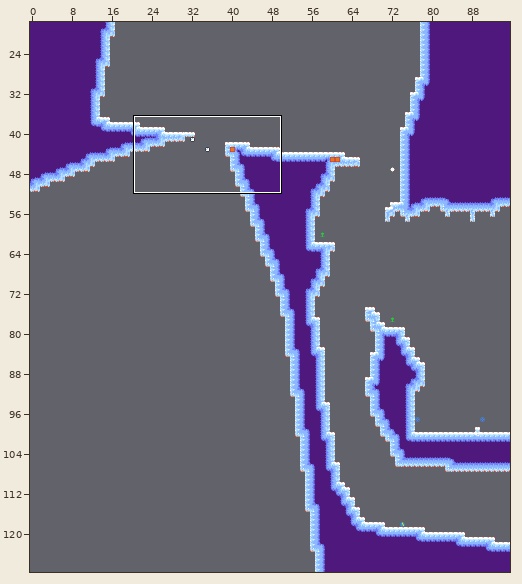
An edit to a level. Tiled map (JSON), assets/world/room/ice2.json. Above, an overview of the earlier version with the close-up marked.
Close-up. Earlier state:
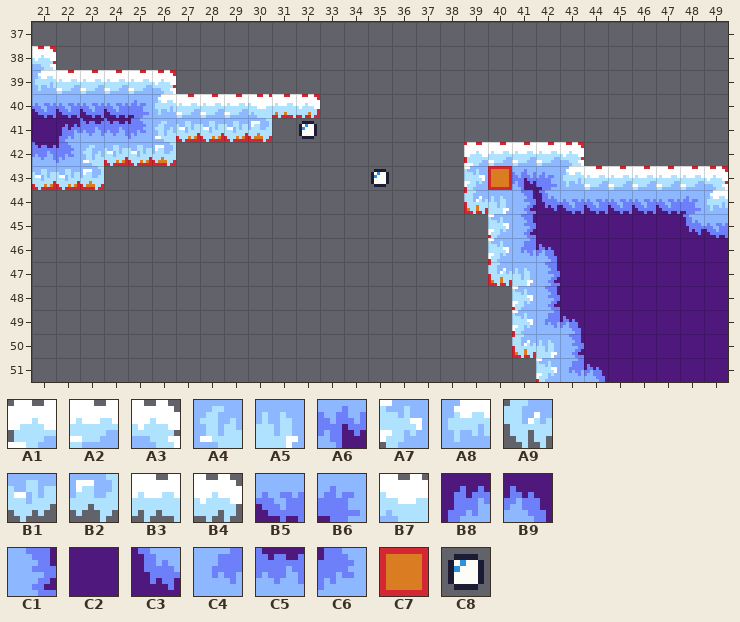
Cells are 8x8 px. Shown: x 21..49, y 37..51. The commit also changed other parts of the map, which this record leaves out.
Key: from "ice": A1 0, A2 1, A3 2, A4 3, A5 4, A6 12, A7 13, A8 16, A9 26, B1 27, B2 28, B3 30, B4 32, B5 50, B6 51, B7 52, B8 60, B9 61, C1 62, C2 63, C3 73, C4 75, C5 76, C6 77; from "tools": C7 1 "ground", C8 7 "Bubble".
__ is an empty cell, ## one hidden under a higher layer.
Layers that did not change in this view are not listed.
Layer "draft" before, first column x 21:
37 __ __ __ __ __ __ __ __ __ __ __ __ __ __ __ __ __ __ __ __ __ __ __ __ __ __ __ __ __
38 C7 __ __ __ __ __ __ __ __ __ __ __ __ __ __ __ __ __ __ __ __ __ __ __ __ __ __ __ __
39 ## C7 C7 C7 C7 C7 __ __ __ __ __ __ __ __ __ __ __ __ __ __ __ __ __ __ __ __ __ __ __
40 ## ## ## ## ## ## C7 C7 C7 C7 C7 C7 __ __ __ __ __ __ __ __ __ __ __ __ __ __ __ __ __
41 ## ## ## ## ## ## C7 C7 C7 C7 __ __ __ __ __ __ __ __ __ __ __ __ __ __ __ __ __ __ __
42 ## ## ## C7 C7 C7 __ __ __ __ __ __ __ __ __ __ __ __ C7 C7 C7 C7 C7 __ __ __ __ __ __
43 C7 C7 C7 __ __ __ __ __ __ __ __ __ __ __ __ __ __ __ C7 C7 ## ## ## C7 C7 C7 C7 C7 C7
44 __ __ __ __ __ __ __ __ __ __ __ __ __ __ __ __ __ __ C7 ## ## ## ## ## ## ## ## ## ##
45 __ __ __ __ __ __ __ __ __ __ __ __ __ __ __ __ __ __ __ C7 ## ## ## ## ## ## ## ## ##
46 __ __ __ __ __ __ __ __ __ __ __ __ __ __ __ __ __ __ __ C7 ## ## ## ## ## ## ## ## ##
47 __ __ __ __ __ __ __ __ __ __ __ __ __ __ __ __ __ __ __ C7 ## ## ## ## ## ## ## ## ##
48 __ __ __ __ __ __ __ __ __ __ __ __ __ __ __ __ __ __ __ __ C7 ## ## ## ## ## ## ## ##
49 __ __ __ __ __ __ __ __ __ __ __ __ __ __ __ __ __ __ __ __ C7 ## ## ## ## ## ## ## ##
50 __ __ __ __ __ __ __ __ __ __ __ __ __ __ __ __ __ __ __ __ C7 ## ## ## ## ## ## ## ##
51 __ __ __ __ __ __ __ __ __ __ __ __ __ __ __ __ __ __ __ __ __ C7 ## ## ## ## ## ## ##
Layer "map" before, first column x 21:
37 __ __ __ __ __ __ __ __ __ __ __ __ __ __ __ __ __ __ __ __ __ __ __ __ __ __ __ __ __
38 A3 __ __ __ __ __ __ __ __ __ __ __ __ __ __ __ __ __ __ __ __ __ __ __ __ __ __ __ __
39 A8 A2 A2 A2 A2 A3 __ __ __ __ __ __ __ __ __ __ __ __ __ __ __ __ __ __ __ __ __ __ __
40 B5 B5 B5 B5 B6 A8 A2 A2 A2 B7 B3 B4 __ __ __ __ __ __ __ __ __ __ __ __ __ __ __ __ __
41 C2 B8 C5 C5 C6 A4 B1 B1 B1 B2 __ __ __ __ __ __ __ __ __ __ __ __ __ __ __ __ __ __ __
42 C5 C6 A4 B1 B1 B2 __ __ __ __ __ __ __ __ __ __ __ __ A1 A2 A2 A2 A3 __ __ __ __ __ __
43 B1 B1 B2 __ __ __ __ __ __ __ __ __ __ __ __ __ __ __ A7 __ A6 B6 A8 A2 A2 A2 A2 A2 A3
44 __ __ __ __ __ __ __ __ __ __ __ __ __ __ __ __ __ __ A9 A5 C1 C3 B5 B5 B5 B5 B5 B6 A8
45 __ __ __ __ __ __ __ __ __ __ __ __ __ __ __ __ __ __ __ A7 C1 C2 C2 C2 C2 C2 C2 C3 B5
46 __ __ __ __ __ __ __ __ __ __ __ __ __ __ __ __ __ __ __ A7 C4 B9 C2 C2 C2 C2 C2 C2 C2
47 __ __ __ __ __ __ __ __ __ __ __ __ __ __ __ __ __ __ __ A9 A5 C1 C2 C2 C2 C2 C2 C2 C2
48 __ __ __ __ __ __ __ __ __ __ __ __ __ __ __ __ __ __ __ __ A7 C1 C2 C2 C2 C2 C2 C2 C2
49 __ __ __ __ __ __ __ __ __ __ __ __ __ __ __ __ __ __ __ __ A7 C4 B9 C2 C2 C2 C2 C2 C2
50 __ __ __ __ __ __ __ __ __ __ __ __ __ __ __ __ __ __ __ __ A9 A5 C1 C2 C2 C2 C2 C2 C2
51 __ __ __ __ __ __ __ __ __ __ __ __ __ __ __ __ __ __ __ __ __ A7 C4 B9 C2 C2 C2 C2 C2
After:
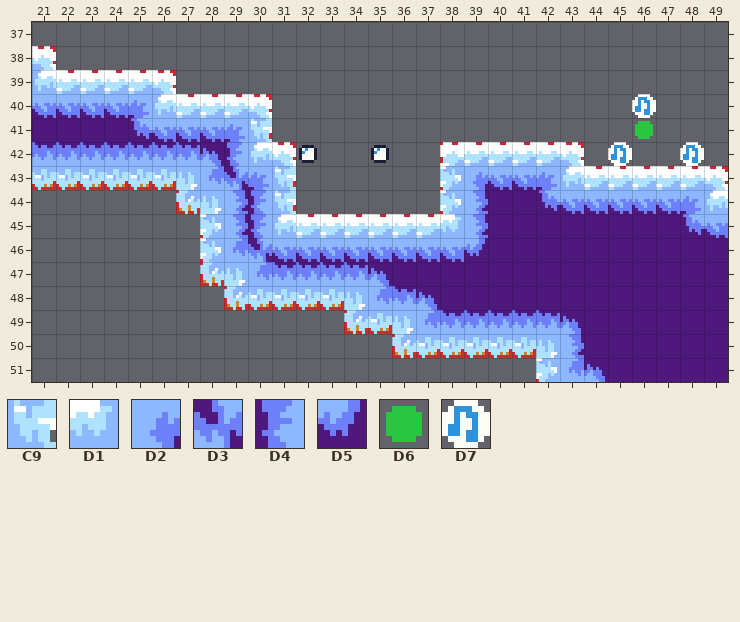
Further tiles: from "ice": C9 15, D1 17, D2 49, D3 58, D4 64, D5 74; from "tools": D6 0 "spawn", D7 40 "Ice Juke".
Log entry: ice 2, passing to Xav
Change:
Changed rows in their new state; .. is an unchanged cell.
Layer "entity":
first column x 32:
40 .. .. .. .. .. .. .. .. .. .. .. .. .. .. D7 .. ..
41 __ .. .. .. .. .. .. .. .. .. .. .. .. .. D6 .. ..
42 C8 .. .. C8 .. .. .. .. .. .. .. .. .. D7 .. .. D7
43 .. .. .. __ .. .. .. .. .. .. .. .. .. .. .. .. ..
Layer "draft":
first column x 24:
40 .. .. .. .. .. .. .. __ __ .. .. .. .. .. .. .. ..
42 .. .. .. .. .. .. .. C7 .. .. .. .. .. .. C7 .. ..
43 C7 C7 C7 .. .. .. .. C7 .. .. .. .. .. .. C7 .. ..
44 .. .. .. C7 .. .. .. C7 .. .. .. .. .. .. C7 .. ..
45 .. .. .. .. C7 .. .. .. C7 C7 C7 C7 C7 C7 .. .. ..
46 .. .. .. .. C7 .. .. .. .. .. .. .. .. .. .. .. ..
47 .. .. .. .. C7 .. .. .. .. .. .. .. .. .. .. .. ..
48 .. .. .. .. .. C7 C7 C7 C7 C7 .. .. .. .. .. .. ..
49 .. .. .. .. .. .. .. .. .. .. C7 C7 .. .. .. .. ..
50 .. .. .. .. .. .. .. .. .. .. .. .. C7 C7 C7 C7 C7
Layer "map":
first column x 22:
40 .. .. .. .. .. .. .. .. A3 __ __ .. .. .. .. .. .. .. .. .. ..
41 C2 C2 C2 C3 B5 B5 B5 B6 C9 .. .. .. .. .. .. .. .. .. .. .. ..
42 C5 C5 C5 C5 C5 C5 B9 D4 A8 A3 .. .. .. .. .. .. A1 A2 .. .. ..
43 .. B1 B1 B1 B1 A5 C4 D3 B6 C9 .. .. .. .. .. .. A7 D2 B5 B5 ..
44 .. .. .. .. .. A9 A5 C1 D4 C9 .. .. .. .. .. .. A7 C1 C2 C2 ..
45 .. .. .. .. .. .. A7 C1 D4 A8 A2 A2 A2 A2 A2 A2 D1 C1 C2 C2 ..
46 .. .. .. .. .. .. A7 C4 D3 B5 B5 B5 B5 B5 B5 B5 B5 D5 C2 C2 C2
47 .. .. .. .. .. .. A9 A5 C4 C5 C5 C5 C5 B9 C2 C2 C2 C2 C2 C2 C2
48 .. .. .. .. .. .. .. A9 B1 B1 B1 B1 A5 C4 C5 B9 C2 C2 C2 C2 C2
49 .. .. .. .. .. .. .. .. .. .. .. .. A9 B1 A5 C4 C5 C5 C5 C5 C5
50 .. .. .. .. .. .. .. .. .. .. .. .. .. .. A9 B1 B1 B1 B1 B1 ..
